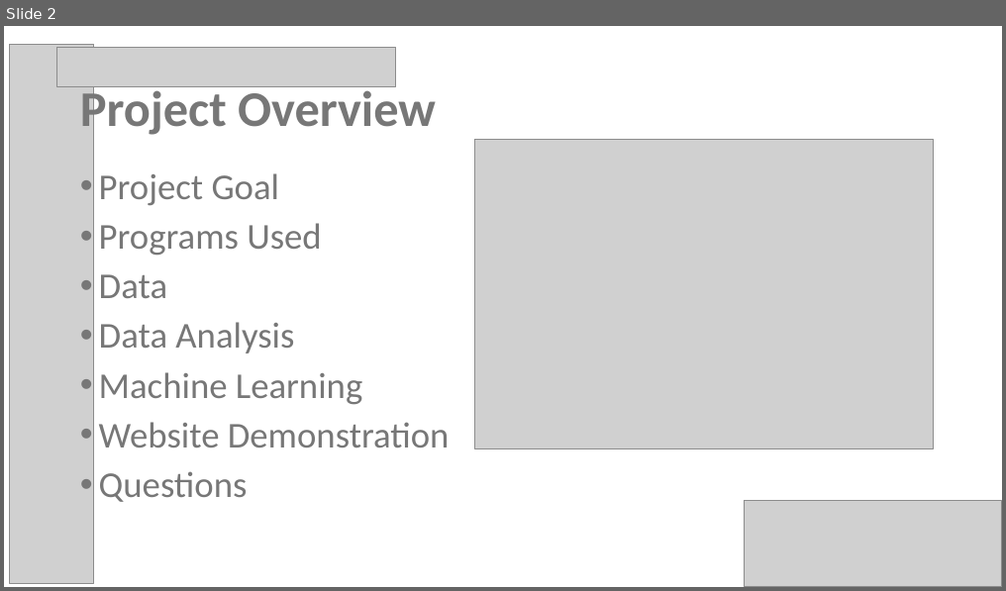
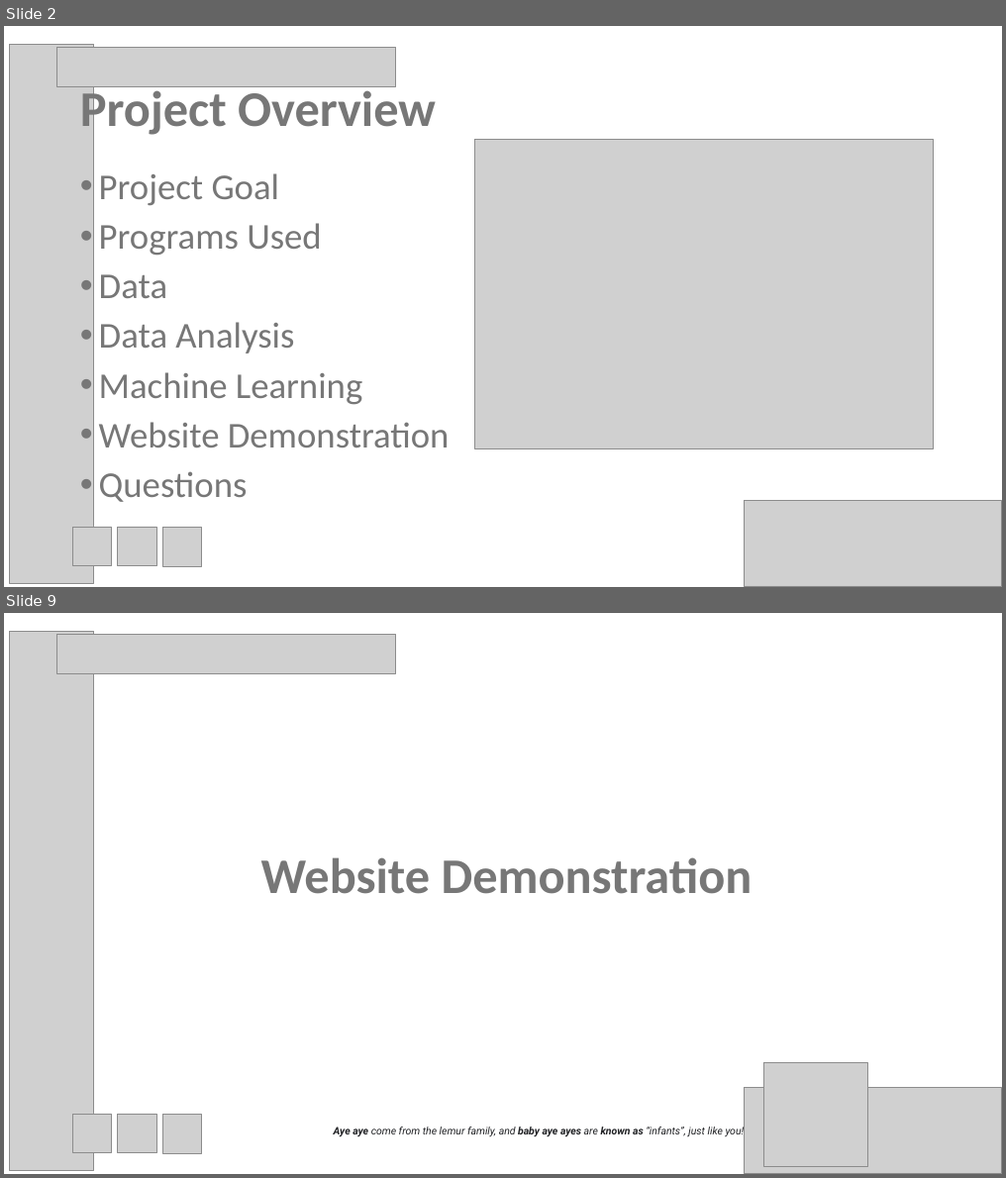
Before and after one commit to psychicesp/AI-AI, a slide deck: Project3_Presentation.pptx. Shown one above the other, each under a label of ours: slide 2 before the commit, slides 2 and 9 after it; the slides between them are not shown. The pictures are 1006x591 and 1006x1178 pixels, drawn with LibreOffice and Linux fonts; fonts in the diff are those of the drawing; grey boxes stand for pictures. Boxes give left, top, right and bottom in pixels: in the first picture for what was removed or moved away, otherwise in the second. Text is boxed around its words. In the diff, an @@ line names an element or a change of style, - is before the commit and + after.

```diff
--- a/Project3_Presentation.pptx
+++ b/Project3_Presentation.pptx
@@ slide 9 added at box(4, 613, 1002, 1174), background #FFFFFF @@
@@ picture added at box(10, 631, 93, 1170) @@
@@ picture added at box(57, 635, 395, 673) @@
@@ title added at box(261, 858, 752, 894), 48 pt, text #777777, bold @@
+Website Demonstration
@@ picture added at box(764, 1062, 868, 1167) @@
@@ picture added at box(73, 1114, 112, 1153) @@
@@ picture added at box(118, 1114, 156, 1153) @@
@@ picture added at box(162, 1115, 202, 1154) @@
@@ picture added at box(744, 1088, 1002, 1174) @@
@@ text added at box(334, 1126, 745, 1139), 10 pt, text #202124, italic @@
+Aye aye come from the lemur family, and baby aye ayes are known as “infants”, just like you!
@@ slide 2 changed as well @@
@@ picture added at box(73, 527, 112, 566) @@
@@ picture added at box(118, 527, 156, 566) @@
@@ picture added at box(162, 528, 202, 567) @@
```
Also in this commit, not shown: 4 other slides changed, 4 other slides added, 2 other files.
